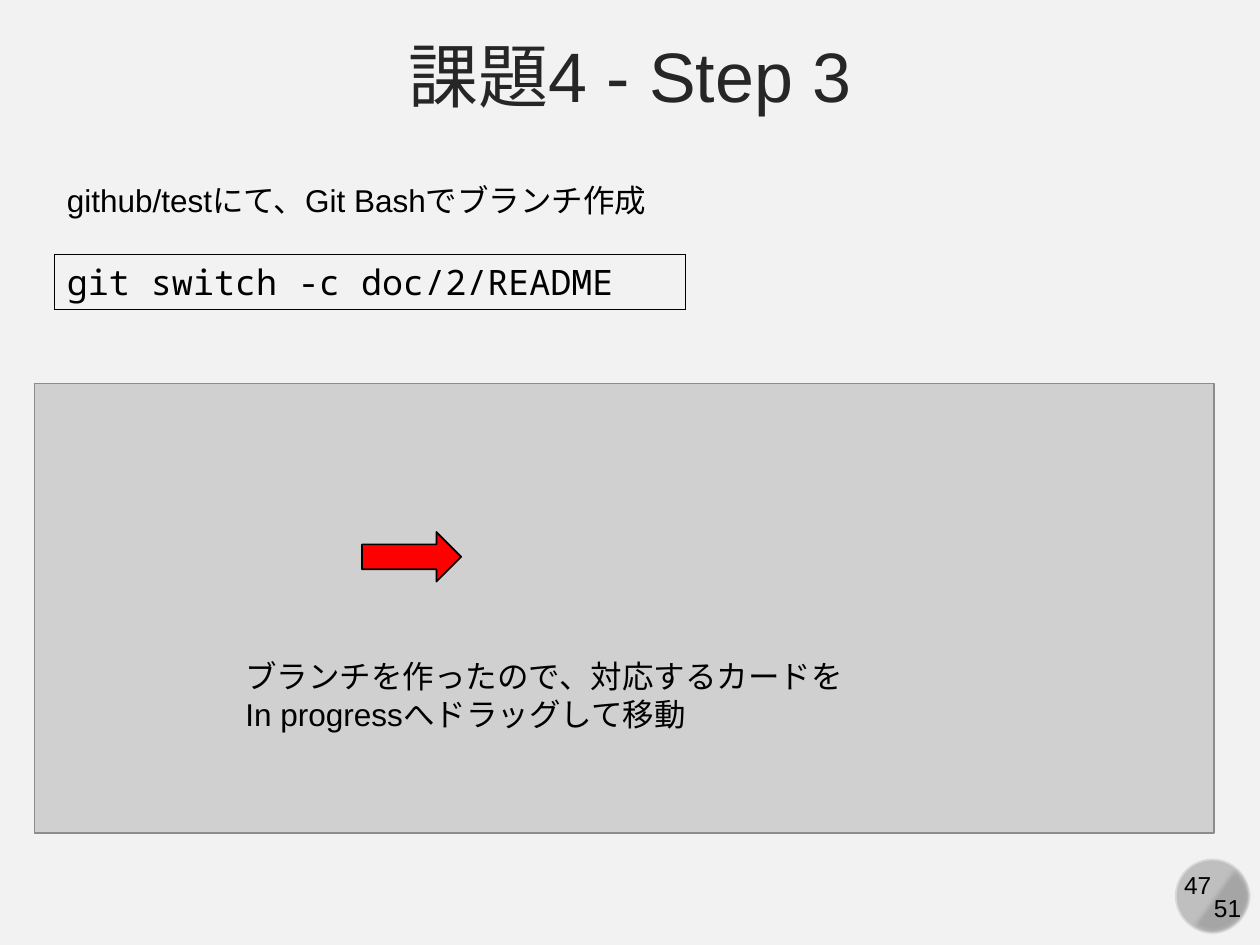
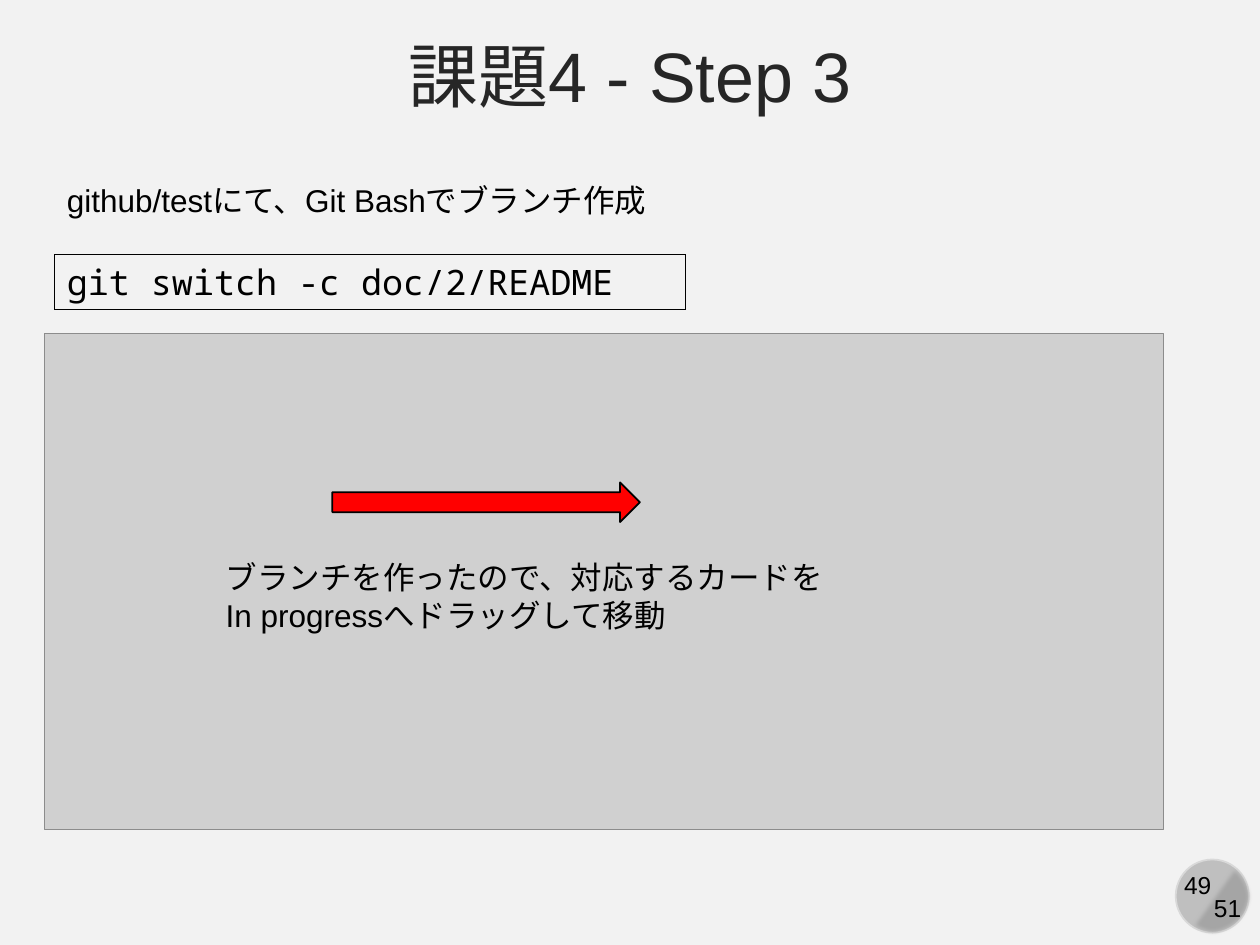
Before and after one commit to kaityo256/github, a slide deck: slide 49 of practice_github_basic/fig/slide.pptx (slide 47 before the commit). Drawn at 1260x945 pixels with LibreOffice and Linux fonts; fonts in the diff are those of the drawing; grey boxes stand for pictures. Boxes give left, top, right and bottom in pixels: in the first picture for what was removed or moved away, otherwise in the second. Text is boxed around its words. In the diff, an @@ line names an element or a change of style, - is before the commit and + after.

```diff
--- a/practice_github_basic/fig/slide.pptx
+++ b/practice_github_basic/fig/slide.pptx
@@ picture: place and size @@
-picture at [35, 383, 1215, 833]
+picture at [44, 334, 1163, 830]
@@ right arrow: place and size @@
-right arrow at [362, 532, 461, 581]
+right arrow at [333, 483, 640, 522]
@@ text "ブランチを作ったので、対応するカードを": place and size @@
-text "ブランチを作ったので、対応するカードを" at [245, 661, 842, 732]
+text "ブランチを作ったので、対応するカードを" at [226, 562, 823, 633]
@@ page number at [1184, 877, 1211, 894]: text changed @@
-47
+49
```
Also in this commit, not shown: 10 other slides changed, 4 slides added, 2 slides removed, 1 other file.
